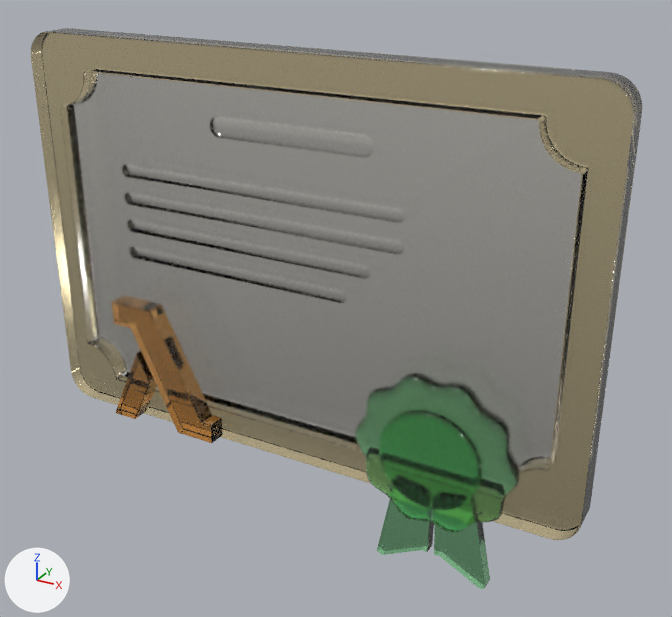
Before and after pictures for a commit that changed the glTF model deploycli/awsicons/models/aws/lambda-permission.glb.
Rendered twice from a 50 mm camera at (3.21, -5.26, 4.03) aimed at (0.3, 0.03, 1.38). The lights are fixed; the arrows at lower left show +X, +Y and +Z. The older version comes first. Where no turn or scale is listed for an object, it has been applied to the vertices.

Script lines for the objects in view, before the commit:
```python
ob_amber_certificate_frame = bpy.data.objects.new('Amber certificate frame', me_amber_certificate_frame)
ob_amber_certificate_frame.location = (0.0, 0.0, 0.0)
ob_raised_ribbon_medallion = bpy.data.objects.new('Raised ribbon medallion', me_raised_ribbon_medallion)
ob_raised_ribbon_medallion.location = (0.0, 0.0, -0.412)
ob_ribbon_tail_left = bpy.data.objects.new('Ribbon tail left', me_ribbon_tail_left)
ob_ribbon_tail_left.location = (0.0, 0.0, -0.412)
ob_ribbon_tail_right = bpy.data.objects.new('Ribbon tail right', me_ribbon_tail_right)
ob_ribbon_tail_right.location = (0.0, 0.0, -0.412)
ob_scalloped_ribbon_seal = bpy.data.objects.new('Scalloped ribbon seal', me_scalloped_ribbon_seal)
ob_scalloped_ribbon_seal.location = (0.0, 0.0, -0.412)
# also in view: 'Lambda main diagonal' at (-1.08, -0.2, 0.66); 'Lambda left leg' at (-1.41, -0.2, 0.47); 'Engraved glass plaque' at (0.0, 0.0, 1.64)
```
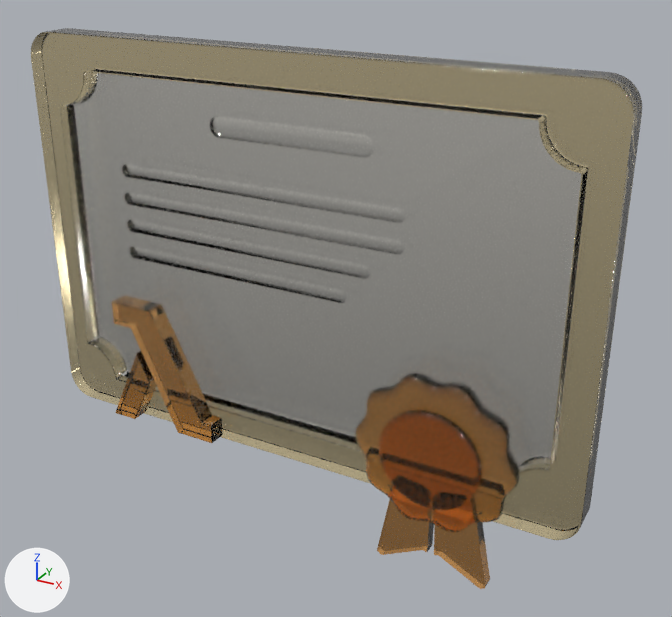
Commit message: Match the permission ribbon to the orange Lambda

Where the change shows, as pixel boxes (x1, y1, x2, y2) in the pictures (672 x 617 px):
'Scalloped ribbon seal', recoloured: (355, 374, 519, 532) in both
'Raised ribbon medallion', recoloured: (379, 410, 482, 510) in both
'Ribbon tail right', recoloured: (434, 522, 490, 589) in both
'Ribbon tail left', recoloured: (377, 499, 434, 555) in both

The change, as a diff of the scene's bpy script:
```diff
--- a/deploycli/awsicons/models/aws/lambda-permission.glb.py
+++ b/deploycli/awsicons/models/aws/lambda-permission.glb.py
@@ me_ribbon_tail_left @@
 me_ribbon_tail_left.from_pydata(...)  # 1210 vertices, 2416 faces; spans x 0.779..1.185, y -0.218..-0.125, z 0.019..0.757
-me_ribbon_tail_left.materials.append(mat_jade_ribbon_glass)  # green #affdbf
+me_ribbon_tail_left.materials.append(mat_mandarin_lambda_glass)  # orange #ffbc6f
@@ me_ribbon_tail_right @@
 me_ribbon_tail_right.from_pydata(...)  # 1210 vertices, 2416 faces; spans x 1.215..1.621, y -0.218..-0.125, z 0.019..0.757
-me_ribbon_tail_right.materials.append(mat_jade_ribbon_glass)  # green #affdbf
+me_ribbon_tail_right.materials.append(mat_mandarin_lambda_glass)  # orange #ffbc6f
@@ me_scalloped_ribbon_seal @@
 me_scalloped_ribbon_seal.from_pydata(...)  # 1080 vertices, 2156 faces; spans x 0.604..1.796, y -0.302..-0.15, z 0.443..1.587
-me_scalloped_ribbon_seal.materials.append(mat_jade_ribbon_glass)  # green #affdbf
+me_scalloped_ribbon_seal.materials.append(mat_mandarin_lambda_glass)  # orange #ffbc6f
@@ me_raised_ribbon_medallion @@
 me_raised_ribbon_medallion.from_pydata(...)  # 900 vertices, 1796 faces; spans x 0.831..1.569, y -0.36..-0.299, z 0.646..1.384
-me_raised_ribbon_medallion.materials.append(mat_jade_ribbon_glass)  # green #affdbf
+me_raised_ribbon_medallion.materials.append(mat_mandarin_lambda_glass)  # orange #ffbc6f
```
